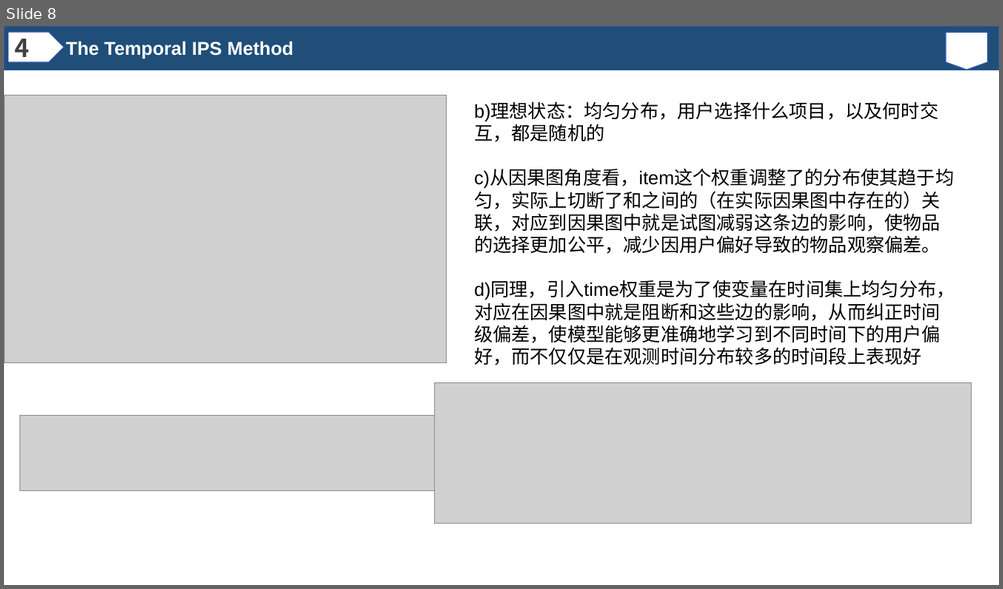
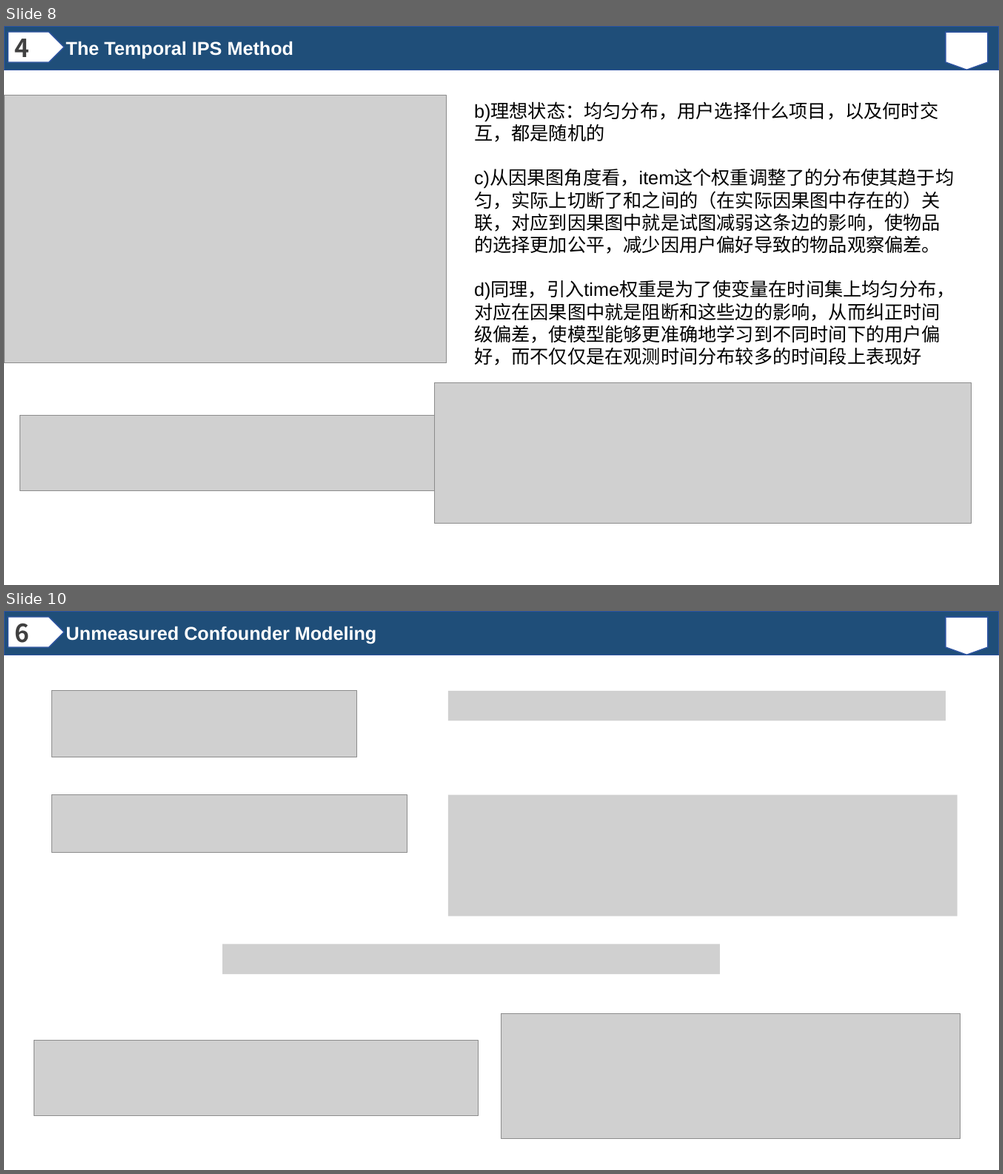
Before and after one commit to cpu135/literature-review, a slide deck: 动态偏差/因果纠偏时间感知推荐/新建 PPTX 演示文稿.pptx. Shown one above the other, each under a label of ours: slide 8 before the commit, slides 8 and 10 after it; the slides between them are not shown. The pictures are 1003x589 and 1003x1174 pixels, drawn with LibreOffice and Linux fonts; fonts in the diff are those of the drawing; grey boxes stand for pictures. Boxes give left, top, right and bottom in pixels: in the first picture for what was removed or moved away, otherwise in the second. Text is boxed around its words. In the diff, an @@ line names an element or a change of style, - is before the commit and + after.

```diff
--- a/动态偏差/因果纠偏时间感知推荐/新建 PPTX 演示文稿.pptx
+++ b/动态偏差/因果纠偏时间感知推荐/新建 PPTX 演示文稿.pptx
@@ slide 10 added at box(4, 611, 999, 1170), background #FFFFFF @@
@@ rectangle added at box(4, 611, 999, 655), fill #1F4E79, outline #2E54A1 1 pt @@
@@ pentagon arrow added at box(8, 617, 64, 647), fill #FFFFFF, outline #2E54A1 1 pt @@
@@ text added at box(15, 617, 30, 649), 24 pt, text #404040, bold @@
+6
@@ text added at box(66, 626, 376, 644), 18 pt, text #FFFFFF, bold @@
+Unmeasured Confounder Modeling
@@ flow chart offpage connector added at box(945, 617, 987, 655), fill #FFFFFF, outline #2E54A1 1 pt @@
@@ picture added at box(52, 691, 356, 758) @@
@@ picture added at box(448, 691, 945, 721) @@
@@ picture added at box(52, 795, 407, 853) @@
@@ picture added at box(448, 795, 957, 917) @@
@@ picture added at box(222, 945, 720, 974) @@
@@ picture added at box(502, 1014, 961, 1140) @@
@@ picture added at box(34, 1041, 478, 1116) @@
```
Also in this commit, not shown: 1 slide changed, 5 other slides added, 1 slide removed.
